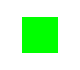
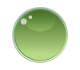
Layered file, before and after one edit (80x70). Changes by layer:
renamed "fill" to "Orbs 2_0.png", painted on it over [12, 7, 68, 63]
